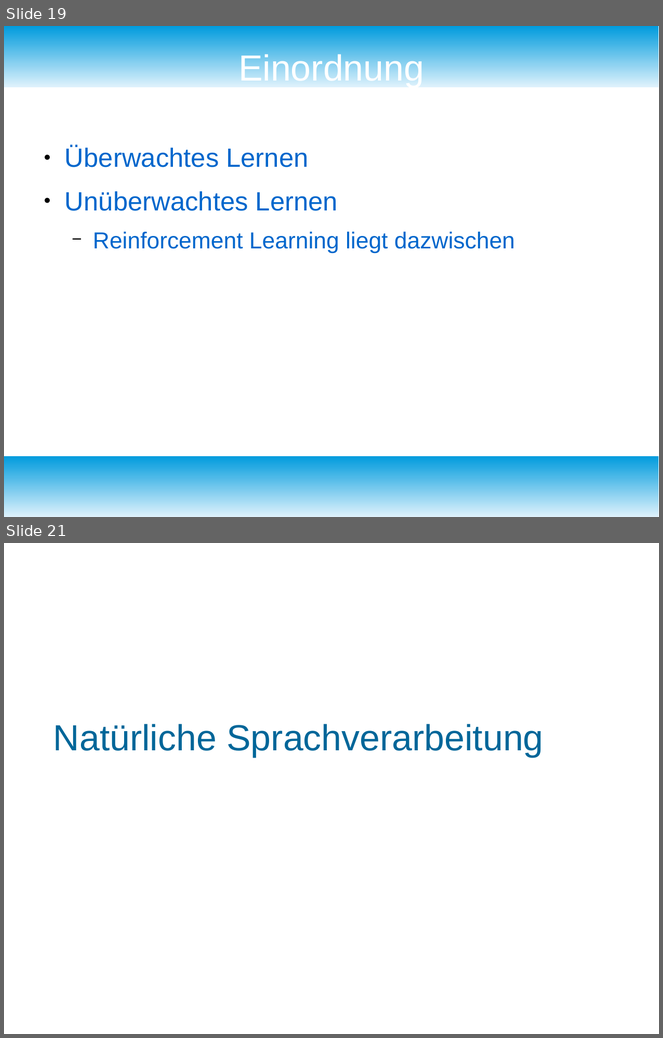
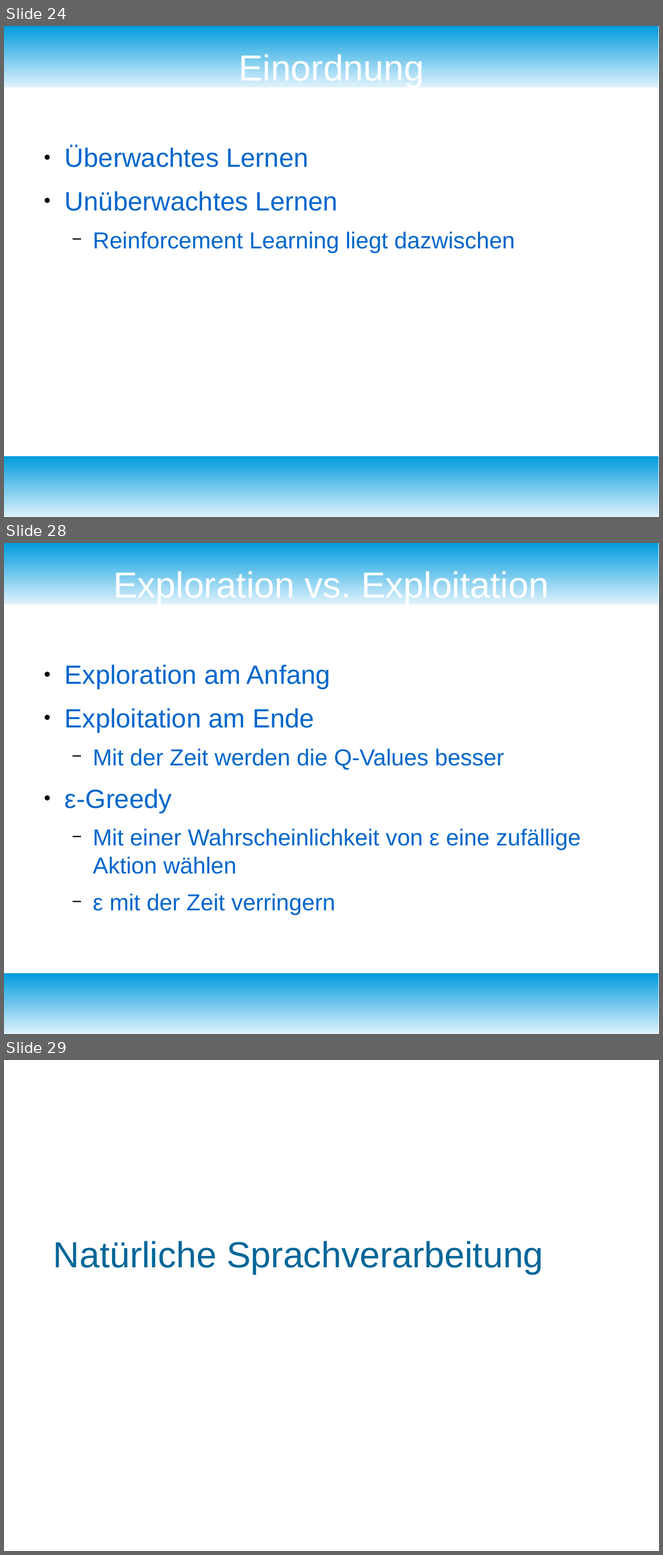
Before and after one commit to fnehmer/haw-is-assignment, a slide deck: Präsentation/is_praesentation.odp. Shown one above the other, each under a label of ours: slides 19 and 21 before the commit, slides 24, 28 and 29 after it; the slides between them are not shown. The pictures are 663x1038 and 663x1555 pixels, drawn with LibreOffice and Linux fonts; fonts in the diff are those of the drawing; background and template pictures are left out. Boxes give left, top, right and bottom in pixels: in the first picture for what was removed or moved away, otherwise in the second. Text is boxed around its words. In the diff, an @@ line names an element or a change of style, - is before the commit and + after.

```diff
--- a/Präsentation/is_praesentation.odp
+++ b/Präsentation/is_praesentation.odp
@@ slide 28 added at (4,543,659,1034), background #FFFFFF; not listed: 2 template elements that a slide beside it also shows @@
@@ title added at (113,568,549,604), 44 pt, text #FFFFFF @@
+Exploration vs. Exploitation
@@ text added at (65,665,581,915), 28 pt, text #0066CC @@
+● Exploration am Anfang
+● Exploitation am Ende
+  − Mit der Zeit werden die Q-Values besser
+● ε-Greedy
+  − Mit einer Wahrscheinlichkeit von ε eine zufällige Aktion wählen
+  − ε mit der Zeit verringern
@@ what was slide 19 is now slide 24 @@
@@ what was slide 21 is now slide 29 @@
```
Also in this commit, not shown: 2 slides changed, 8 other slides added, 1 slide removed, 12 other files.
